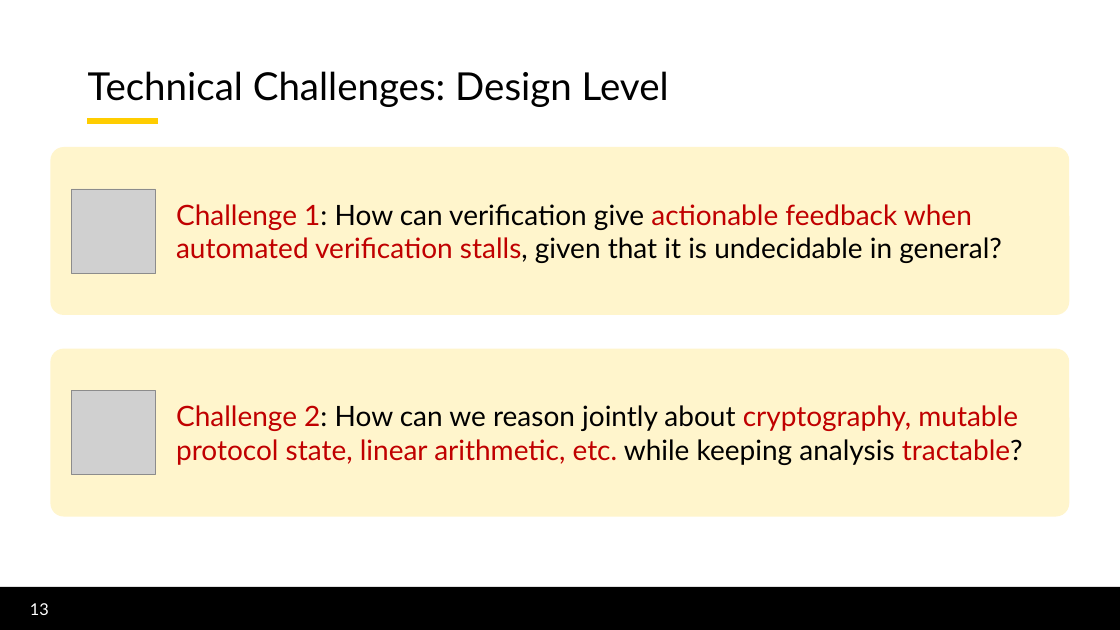
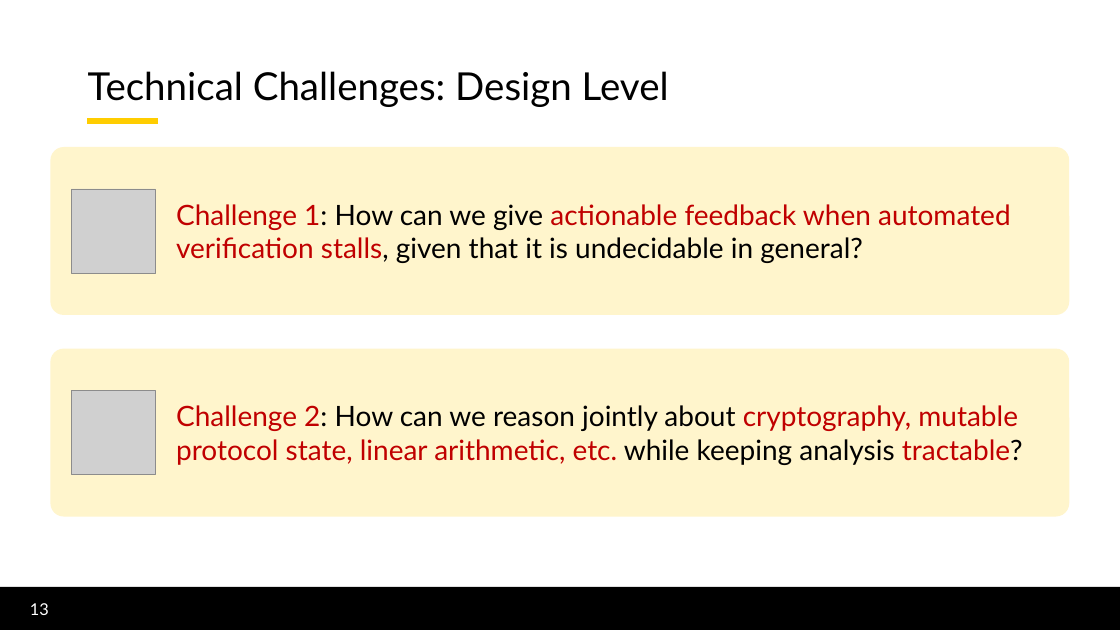
Before and after one commit to lorchrob/thesis_proposal_slides, a slide deck: slide 13 of slides.pptx. Drawn at 1120x630 pixels with LibreOffice and Linux fonts; fonts in the diff are those of the drawing; grey boxes stand for pictures; background and template pictures are left out. Boxes give left, top, right and bottom in pixels: in the first picture for what was removed or moved away, otherwise in the second. Text is boxed around its words. In the diff, an @@ line names an element or a change of style, - is before the commit and + after.

```diff
--- a/slides.pptx
+++ b/slides.pptx
@@ text in rounded rectangle at box(176, 204, 1011, 263): text changed @@
-Challenge 1: How can verification give actionable feedback when automated verification stalls, given that it is undecidable in general?
+Challenge 1: How can we give actionable feedback when automated verification stalls, given that it is undecidable in general?
```
Also in this commit, not shown: 34 other slides changed.
